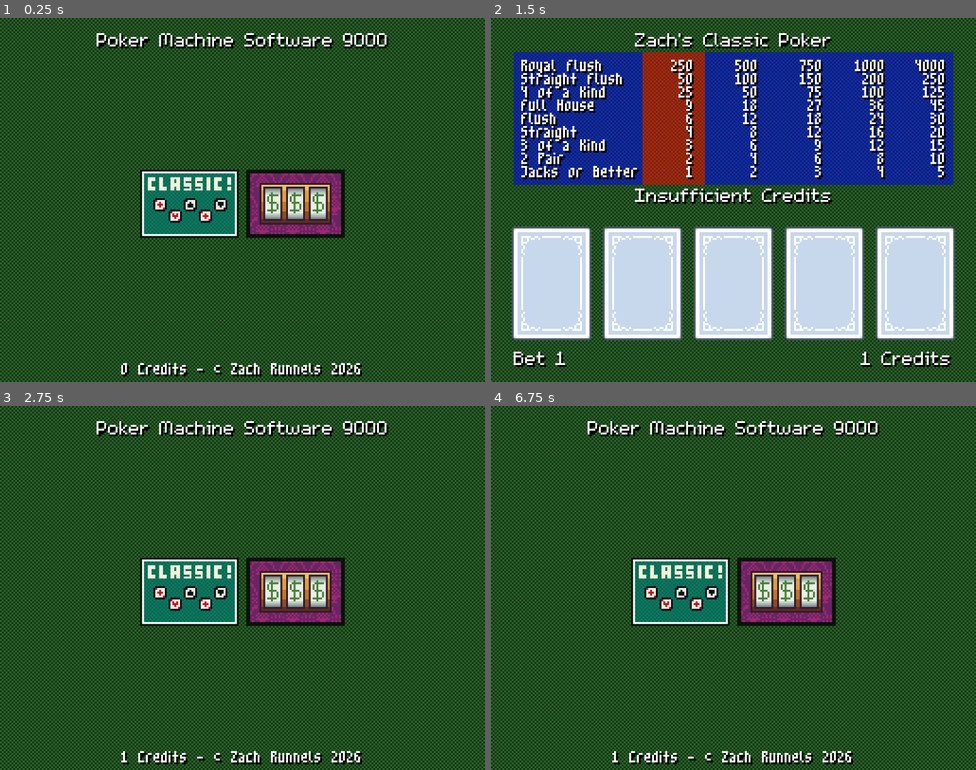
Above: before the commit, frames 1-4 (two rows, left to right).
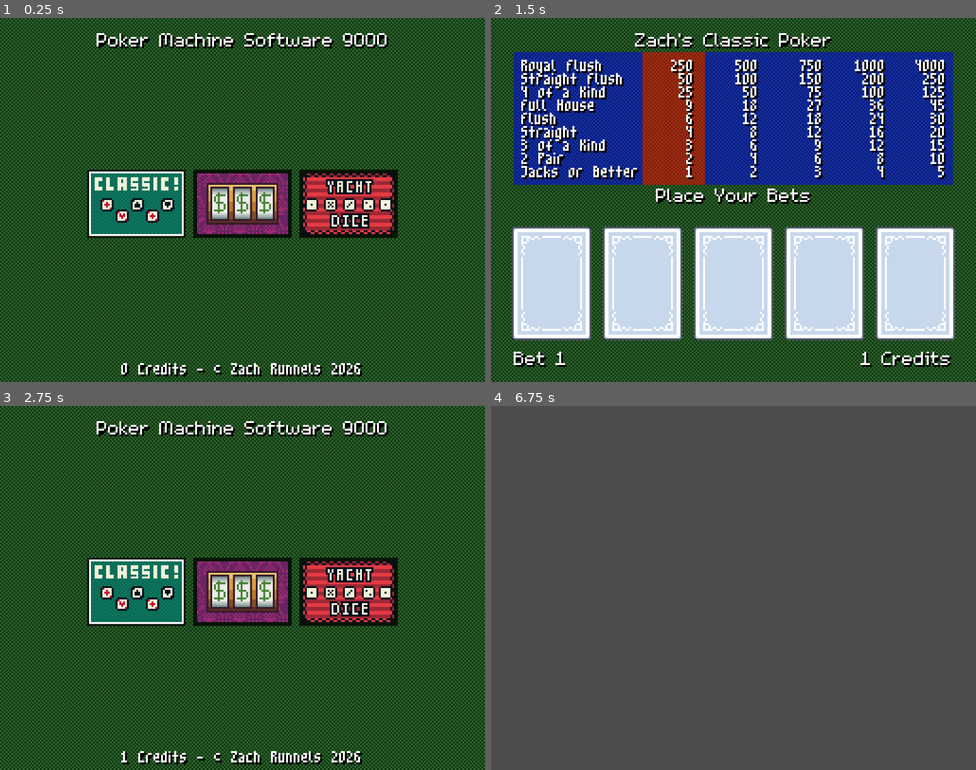
Above: after the commit, the same moments.

Repository: ZombieNW/PokerMachine
Game: Godot game, scene res://main_menu/main_menu.tscn
Same seed, same stepped clock (60 frames per second), same inputs: the game is played once before the commit and once after it.
Inputs (mouse positions are in pixels of both pictures, inside the frame that each line leads up to):
- Up to frame 1 (0.25 s): no input
- Up to frame 2 (1.5 s): tap Enter (deal_draw) at 0.5 s; move the mouse to (680, 203) at 0.52 s; hold S (select_game) 0.53-1.28 s; click (680, 203) at 0.67 s; tap Space at 1.25 s; move the mouse to (549, 283) at 1.27 s; tap C (add_credit) at 1.35 s; click (549, 283) at 1.42 s
- Up to frame 3 (2.75 s): tap S (select_game) at 1.55, 2.3 s; tap Enter (deal_draw) at 2 s; move the mouse to (295, 591) at 2.02 s; hold B (bet) from 2.03 s (still down); click (295, 591) at 2.17 s
- Up to frame 4 (6.75 s): tap Space at 2.75, 4.25 s; move the mouse to (709, 660) at 2.77 s; release B (bet) at 2.78 s; tap Enter (deal_draw) at 2.85, 3.5 s; click (709, 660) at 2.92 s; tap S (select_game) at 3.05, 3.8, 4.55, 5.85 s; move the mouse to (641, 671) at 3.52 s; hold 1 (hold_1) 3.53-4.28 s; click (641, 671) at 3.67 s; move the mouse to (588, 533) at 4.27 s; tap 2 (hold_2) at 4.35 s; click (588, 533) at 4.42 s; move the mouse to (757, 588) at 5.02 s; hold S (select_game) 5.03-5.78 s; click (757, 588) at 5.17 s; move the mouse to (660, 497) at 5.77 s; click (660, 497) at 5.92 s; move the mouse to (840, 569) at 6.52 s; hold C (add_credit) from 6.53 s (still down); click (840, 569) at 6.67 s

The runs differ from the first frame. In frame 1, 10% of the frame differs, in the area x 18-82%, y 41-61%; in frame 2, 1.0%; in frame 3, 10%; in frame 4, 100%, in the area x 0-100%, y 0-100%.

Commit message:
Add yacht dice scene to menu

Diff:
--- /dev/null
+++ b/games/yacht_dice/yacht_dice.tscn
@@ -0,0 +1,3 @@
+[gd_scene format=3 uid="uid://sl75at1dfch5"]
+
+[node name="YachtDice" type="Node2D" unique_id=113573279]
--- a/main_menu/main_menu.tscn
+++ b/main_menu/main_menu.tscn
@@ -9,8 +9,8 @@
 [ext_resource type="Texture2D" uid="uid://72c6ar76oaxr" path="res://games/classic_poker/classic_poker_icon.png" id="6_6tl50"]
 [ext_resource type="PackedScene" uid="uid://bc8i3id1mlhim" path="res://games/og_slots/og_slots.tscn" id="8_6at21"]
 [ext_resource type="Texture2D" uid="uid://bdxxpwkx6bx8w" path="res://games/og_slots/og_slots_icon.png" id="9_og6xe"]
-[ext_resource type="PackedScene" uid="uid://d3orqt7es0sv3" path="res://games/high_low/high_low.tscn" id="10_mvfl2"]
-[ext_resource type="Texture2D" uid="uid://bscqeov34vitx" path="res://games/high_low/high_low_icon.png" id="11_qvn4f"]
+[ext_resource type="PackedScene" uid="uid://sl75at1dfch5" path="res://games/yacht_dice/yacht_dice.tscn" id="10_mvfl2"]
+[ext_resource type="Texture2D" uid="uid://bkxb85ktvwg64" path="res://games/yacht_dice/yacht_dice_icon.png" id="11_mvfl2"]
 
 [sub_resource type="TileSetAtlasSource" id="TileSetAtlasSource_7vjpr"]
 texture = ExtResource("1_bqqt6")
@@ -80,8 +80,7 @@
 game_scene = ExtResource("8_6at21")
 game_icon = ExtResource("9_og6xe")
 
-[node name="HighLowGame" parent="Tabletop/CenterContainer/GridContainer" unique_id=1906682504 instance=ExtResource("4_wu84c")]
-visible = false
+[node name="YachtDiceGame" parent="Tabletop/CenterContainer/GridContainer" unique_id=1906682504 instance=ExtResource("4_wu84c")]
 layout_mode = 2
 game_scene = ExtResource("10_mvfl2")
-game_icon = ExtResource("11_qvn4f")
+game_icon = ExtResource("11_mvfl2")
Binary file added: games/yacht_dice/yacht_dice_icon.png
Not shown, added: games/yacht_dice/yacht_dice_icon.png.import
